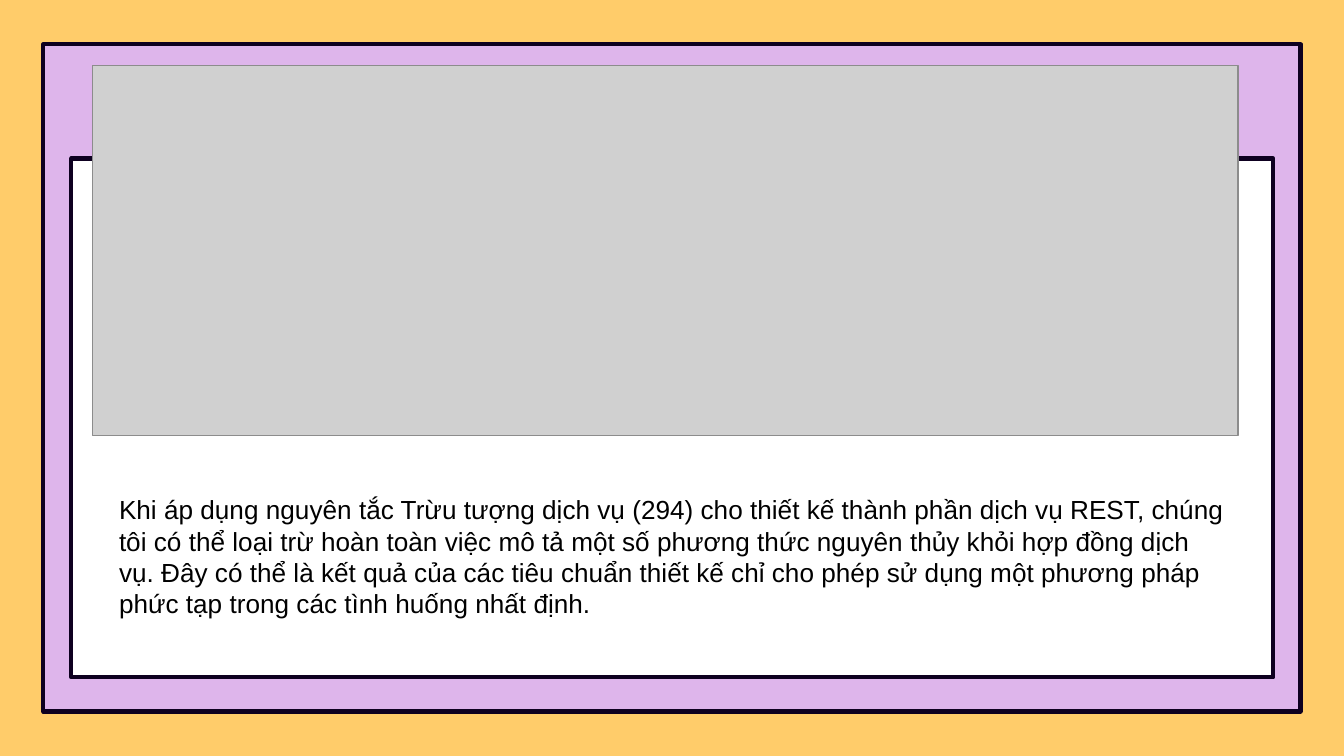
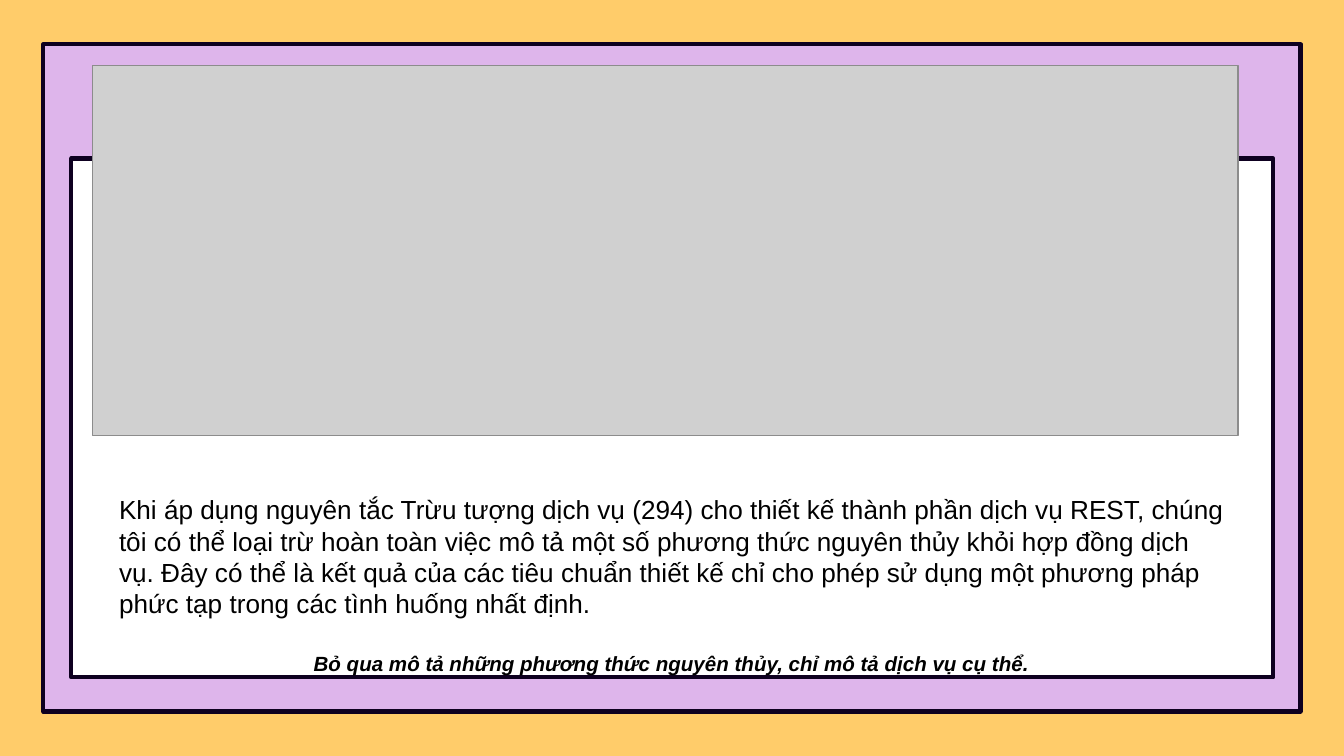
Before and after one commit to thinhotwp1/N1_14, a slide deck: slide 43 of 9.pptx. Drawn at 1344x756 pixels with LibreOffice and Linux fonts; fonts in the diff are those of the drawing; grey boxes stand for pictures. Boxes give left, top, right and bottom in pixels: in the first picture for what was removed or moved away, otherwise in the second. Text is boxed around its words. In the diff, an @@ line names an element or a change of style, - is before the commit and + after.

```diff
--- a/9.pptx
+++ b/9.pptx
@@ text at <box>314,654,1029,675</box>: paragraph added @@
+Bỏ qua mô tả những phương thức nguyên thủy, chỉ mô tả dịch vụ cụ thể.
```
Also in this commit, not shown: 17 other slides changed, 1 slide removed.
